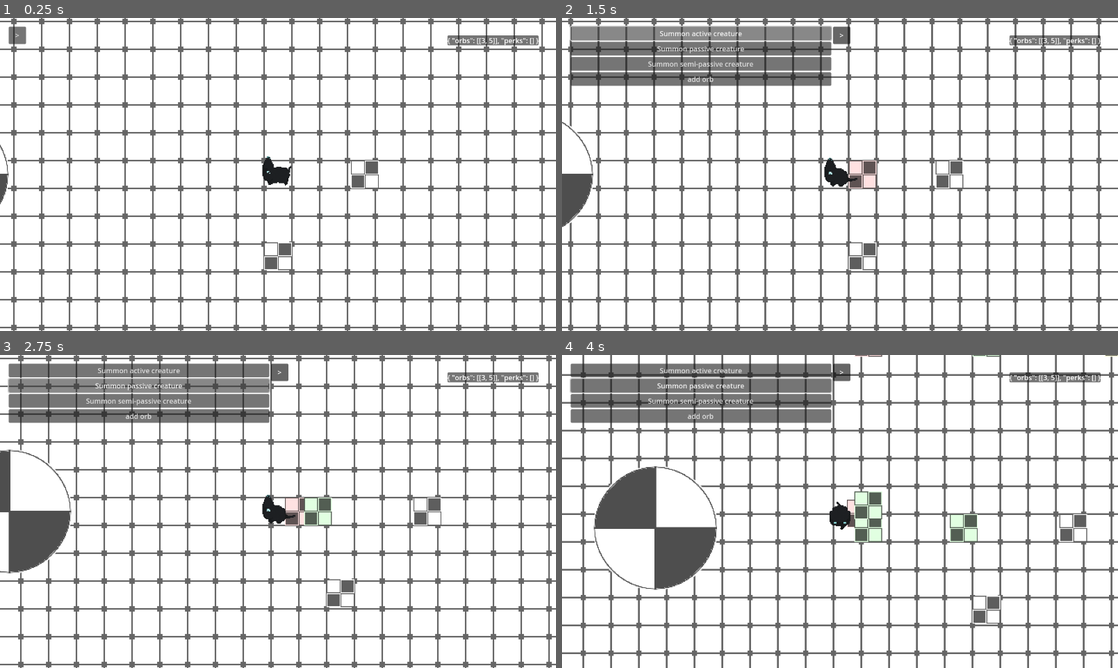
Above: before the commit, frames 1-4 (two rows, left to right).
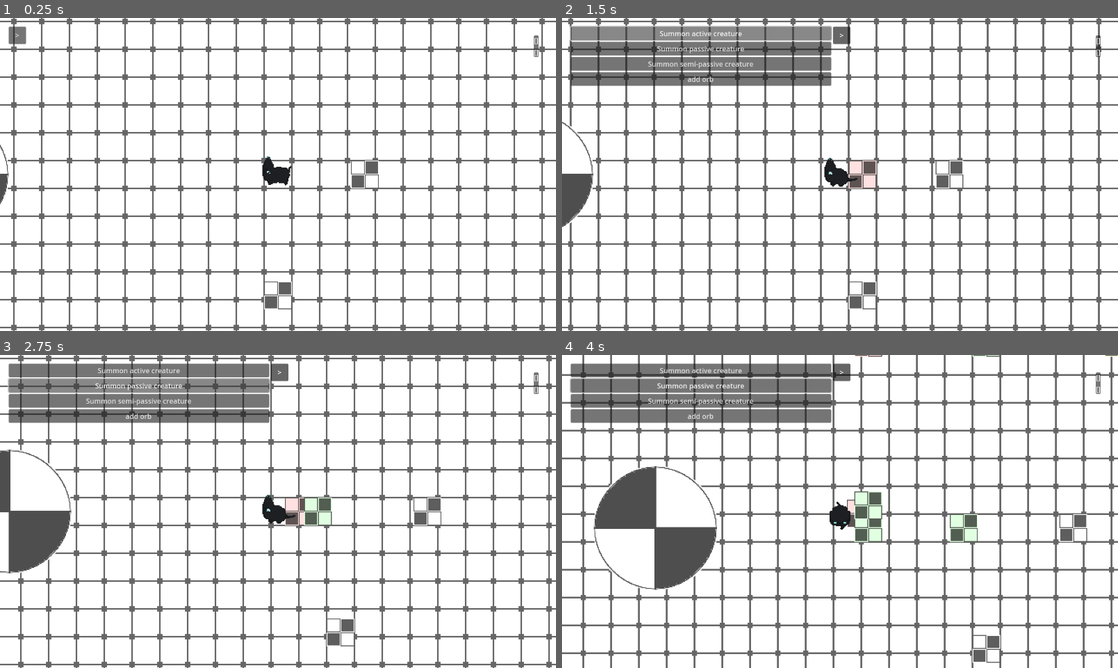
Above: after the commit, the same moments.

Repository: deerformera/neruka
Game: Godot game, scene res://worlds/world.tscn
Two runs of this game, one before a commit and one after it. Both use one fixed random seed, a clock stepped at 60 frames per second and the inputs below.
Inputs (mouse positions are in pixels of both pictures, inside the frame that each line leads up to):
- Up to frame 1 (0.25 s): no input
- Up to frame 2 (1.5 s): click ">" at 0.5 s; click "Summon active creature" at 1.25 s
- Up to frame 3 (2.75 s): click "Summon passive creature" at 2 s
- Up to frame 4 (4 s): move the mouse to (962, 495) at 2.77 s; hold D (n_right) 2.78-3.53 s; hold Space (n_attack) 2.78-3.53 s; move the mouse to (728, 527) at 3.52 s; hold S (n_down) from 3.53 s (still down); tap Space (n_attack) at 3.6 s

The runs differ from the first frame. In frame 1, 1.0% of the frame differs, in the area x 47-97%, y 5-94%; in frame 2, 1.0%; in frame 3, 1.0%; in frame 4, 1.0%, in the area x 73-97%, y 5-99%.

Commit message:
several fixes

Diff:
--- a/assets/orb.tscn
+++ b/assets/orb.tscn
@@ -25,7 +25,7 @@
 			self.global_position += pos.normalized() * 5
 
 			if pos.length() <= 10:
-				Utils.orb_add(id)
+				Player.orb_add(id)
 				queue_free()
 
 func drop():
--- a/assets/shop_item.tscn
+++ b/assets/shop_item.tscn
@@ -7,7 +7,7 @@
 var id: int
 
 var buy: Callable = func():
-	Utils.orb_del(1, 2)
+	Player.buy(1, 2, 1)
 
 func _ready():
 	$Label.text = text
--- a/characters/cat/cat.gd
+++ b/characters/cat/cat.gd
@@ -50,7 +50,7 @@
 		"normal":
 			if event.is_action_pressed("n_attack"):
 				if $InteractArea.get_overlapping_bodies():
-					$CanvasLayer/MarginContainer/Trade.show()
+					Player.get_node("M/Shop").show()
 				else:
 					animstate.travel("attack1")
 
--- a/characters/cat/cat.tscn
+++ b/characters/cat/cat.tscn
@@ -1313,41 +1313,6 @@
 width = 150
 height = 40
 
-[sub_resource type="GDScript" id="GDScript_sxgiq"]
-resource_name = "Analog"
-script/source = "extends CanvasLayer
-
-var velocity: Vector2
-
-func _ready():
-	$MarginContainer/Analog.visible = Utils.android_mode
-
-func _input(event):
-	if $MarginContainer/Analog.button_pressed:
-		if event is InputEventScreenDrag:
-			velocity = ((event.position - $MarginContainer/Analog.global_position) - ($MarginContainer/Analog.custom_minimum_size / 2)).normalized()
-	else: velocity = Vector2()
-
-func _physics_process(delta):
-	$MarginContainer/Inventory/Label.text = str(Utils.player)
-"
-
-[sub_resource type="GDScript" id="GDScript_67yb8"]
-resource_name = "Trade"
-script/source = "extends PanelContainer
-
-var items = [0, 1]
-var shop_item = preload(\"res://assets/shop_item.tscn\")
-
-func _ready():
-	$VB/Button.pressed.connect(func(): self.hide())
-	for i in items:
-		var item = shop_item.instantiate()
-		item.id = i
-		item.text = str(i)
-		$VB/VB.add_child(item)
-"
-
 [node name="Cat" type="CharacterBody2D" groups=["cat"]]
 collision_layer = 2
 collision_mask = 7
@@ -1363,7 +1328,7 @@
 texture = ExtResource("1_y0c4x")
 hframes = 10
 vframes = 40
-frame = 74
+frame = 72
 
 [node name="AnimationPlayer" type="AnimationPlayer" parent="."]
 root_node = NodePath("../AnimationTree")
@@ -1420,59 +1385,3 @@
 texture = SubResource("GradientTexture2D_ik01q")
 centered = false
 offset = Vector2(0, -20)
-
-[node name="CanvasLayer" type="CanvasLayer" parent="."]
-script = SubResource("GDScript_sxgiq")
-
-[node name="MarginContainer" type="MarginContainer" parent="CanvasLayer"]
-anchors_preset = 15
-anchor_right = 1.0
-anchor_bottom = 1.0
-grow_horizontal = 2
-grow_vertical = 2
-mouse_filter = 2
-theme_override_constants/margin_left = 40
-theme_override_constants/margin_top = 40
-theme_override_constants/margin_right = 40
-theme_override_constants/margin_bottom = 40
-
-[node name="Analog" type="Button" parent="CanvasLayer/MarginContainer"]
-custom_minimum_size = Vector2(216, 216)
-layout_mode = 2
-size_flags_horizontal = 0
-size_flags_vertical = 8
-mouse_filter = 2
-keep_pressed_outside = true
-
-[node name="Inventory" type="PanelContainer" parent="CanvasLayer/MarginContainer"]
-layout_mode = 2
-size_flags_horizontal = 8
-size_flags_vertical = 0
-mouse_filter = 2
-
-[node name="Label" type="Label" parent="CanvasLayer/MarginContainer/Inventory"]
-layout_mode = 2
-size_flags_horizontal = 8
-size_flags_vertical = 0
-
-[node name="Trade" type="PanelContainer" parent="CanvasLayer/MarginContainer"]
-visible = false
-layout_mode = 2
-script = SubResource("GDScript_67yb8")
-
-[node name="VB" type="VBoxContainer" parent="CanvasLayer/MarginContainer/Trade"]
-layout_mode = 2
-
-[node name="Button" type="Button" parent="CanvasLayer/MarginContainer/Trade/VB"]
-custom_minimum_size = Vector2(40, 40)
-layout_mode = 2
-size_flags_horizontal = 8
-focus_mode = 0
-text = "X"
-flat = true
-
-[node name="VB" type="VBoxContainer" parent="CanvasLayer/MarginContainer/Trade/VB"]
-layout_mode = 2
-size_flags_horizontal = 4
-size_flags_vertical = 0
-alignment = 1
--- a/characters/trader/trader.tscn
+++ b/characters/shop/shop.tscn
@@ -1,11 +1,11 @@
-[gd_scene load_steps=4 format=3 uid="uid://c6so8fhcw6te3"]
+[gd_scene load_steps=4 format=3 uid="uid://cm3jcu6fi0eu4"]
 
-[ext_resource type="Script" path="res://characters/trader/trader.gd" id="1_sppqj"]
+[ext_resource type="Script" path="res://characters/shop/shop.gd" id="1_sppqj"]
 [ext_resource type="Texture2D" uid="uid://dt73yq11l877i" path="res://proto/proto-sprite.png" id="1_xxycg"]
 
 [sub_resource type="RectangleShape2D" id="RectangleShape2D_nksdf"]
 
-[node name="Trader" type="StaticBody2D"]
+[node name="Shop" type="StaticBody2D"]
 collision_layer = 8
 collision_mask = 7
 script = ExtResource("1_sppqj")
--- a/project.godot
+++ b/project.godot
@@ -18,6 +18,7 @@
 [autoload]
 
 Utils="*res://worlds/utils.tscn"
+Player="*res://worlds/player.tscn"
 
 [display]
 
--- /dev/null
+++ b/worlds/player.gd
@@ -0,0 +1,34 @@
+extends Node
+
+var perks: Array = []
+var orbs: Array = []
+
+func orb_add(id):
+	for orb in orbs:
+		if orb[0] == id:
+			orb[1] += 1
+			return
+	orbs.append([id, 1])
+
+func orb_del(id, val) -> bool:
+	for orb in orbs:
+		if orb[0] == id:
+			if orb[1] >= val:
+				orb[1] -= val
+				if orb[1] == 0: orbs.erase(orb)
+				return true
+	return false
+
+func perk_add(id):
+	if !perks.has(id):
+		perks.append(id)
+
+func buy(orb_id, orb_val, perk_id) -> bool:
+	for orb in orbs:
+		if orb[0] == orb_id:
+			if orb[1] >= orb_val && !perks.has(perk_id):
+				orb[1] -= orb_val
+				perks.append(perk_id)
+				if orb[1] == 0: orbs.erase(orb)
+				return true
+	return false
--- /dev/null
+++ b/worlds/player.tscn
@@ -0,0 +1,110 @@
+[gd_scene load_steps=5 format=3 uid="uid://des1n1g7bn2cg"]
+
+[ext_resource type="Script" path="res://worlds/player.gd" id="1_101xg"]
+
+[sub_resource type="GDScript" id="GDScript_piude"]
+resource_name = "Analog"
+script/source = "extends Button
+
+var velocity: Vector2
+
+func _ready():
+	self.visible = Utils.android_mode
+
+func _input(event):
+	if self.button_pressed:
+		if event is InputEventScreenDrag:
+			velocity = ((event.position - self.global_position) - (self.custom_minimum_size / 2)).normalized()
+	else: velocity = Vector2()
+"
+
+[sub_resource type="GDScript" id="GDScript_pp2qt"]
+resource_name = "Inventory"
+script/source = "extends PanelContainer
+
+func _physics_process(delta):
+	$VB/Label0.text = str(Player.orbs)
+	$VB/Label1.text = str(Player.perks)
+"
+
+[sub_resource type="GDScript" id="GDScript_vggsb"]
+resource_name = "Shop"
+script/source = "extends PanelContainer
+
+var items = [0, 1]
+var shop_item = preload(\"res://assets/shop_item.tscn\")
+
+func _ready():
+	$VB/Button.pressed.connect(func(): self.hide())
+	for i in items:
+		var item = shop_item.instantiate()
+		item.id = i
+		item.text = str(i)
+		$VB/VB.add_child(item)
+"
+
+[node name="Player" type="CanvasLayer"]
+script = ExtResource("1_101xg")
+
+[node name="M" type="MarginContainer" parent="."]
+anchors_preset = 15
+anchor_right = 1.0
+anchor_bottom = 1.0
+grow_horizontal = 2
+grow_vertical = 2
+mouse_filter = 2
+theme_override_constants/margin_left = 40
+theme_override_constants/margin_top = 40
+theme_override_constants/margin_right = 40
+theme_override_constants/margin_bottom = 40
+
+[node name="Analog" type="Button" parent="M"]
+custom_minimum_size = Vector2(216, 216)
+layout_mode = 2
+size_flags_horizontal = 0
+size_flags_vertical = 8
+mouse_filter = 2
+keep_pressed_outside = true
+script = SubResource("GDScript_piude")
+
+[node name="Inventory" type="PanelContainer" parent="M"]
+layout_mode = 2
+size_flags_horizontal = 8
+size_flags_vertical = 0
+mouse_filter = 2
+script = SubResource("GDScript_pp2qt")
+
+[node name="VB" type="VBoxContainer" parent="M/Inventory"]
+layout_mode = 2
+
+[node name="Label0" type="Label" parent="M/Inventory/VB"]
+layout_mode = 2
+size_flags_horizontal = 8
+size_flags_vertical = 0
+
+[node name="Label1" type="Label" parent="M/Inventory/VB"]
+layout_mode = 2
+size_flags_horizontal = 8
+size_flags_vertical = 0
+
+[node name="Shop" type="PanelContainer" parent="M"]
+visible = false
+layout_mode = 2
+script = SubResource("GDScript_vggsb")
+
+[node name="VB" type="VBoxContainer" parent="M/Shop"]
+layout_mode = 2
+
+[node name="Button" type="Button" parent="M/Shop/VB"]
+custom_minimum_size = Vector2(40, 40)
+layout_mode = 2
+size_flags_horizontal = 8
+focus_mode = 0
+text = "X"
+flat = true
+
+[node name="VB" type="VBoxContainer" parent="M/Shop/VB"]
+layout_mode = 2
+size_flags_horizontal = 4
+size_flags_vertical = 0
+alignment = 1
--- a/worlds/utils.gd
+++ b/worlds/utils.gd
@@ -38,11 +38,6 @@
 	}
 ]
 
-var player = {
-	"orbs": [[3, 5]],
-	"perks": []
-}
-
 func _ready():
 	for debug_item in debug_list:
 		var b: Button = Button.new()
@@ -53,22 +48,6 @@
 func _physics_process(delta):
 	$Margin/HBox/VBox.visible = $Margin/HBox/Button.button_pressed
 
-func orb_add(id):
-	for orb in player.orbs:
-		if orb[0] == id:
-			orb[1] += 1
-			return
-	player.orbs.append([id, 1])
-
-func orb_del(id, val) -> bool:
-	for orb in player.orbs:
-		if orb[0] == id:
-			if orb[1] >= val:
-				orb[1] -= val
-				if orb[1] == 0: player.orbs.erase(orb)
-				return true
-	return false
-
 func create_timer(from, waittime: float, method: Callable):
 	var timer = Timer.new()
 	timer.one_shot = true
--- a/worlds/world-boss.tscn
+++ b/worlds/world-boss.tscn
@@ -1,8 +1,20 @@
-[gd_scene load_steps=4 format=3 uid="uid://cd6gnmtc0qei7"]
+[gd_scene load_steps=7 format=3 uid="uid://cd6gnmtc0qei7"]
 
 [ext_resource type="TileSet" uid="uid://dg4svapr2okm6" path="res://proto/proto-tile.tres" id="1_0spr6"]
 [ext_resource type="PackedScene" uid="uid://b7mbrqybxoisl" path="res://characters/cat/cat.tscn" id="2_t0fed"]
 [ext_resource type="PackedScene" uid="uid://bit7gomj36yqg" path="res://characters/fiora/fiora.tscn" id="3_n5c3l"]
+[ext_resource type="Texture2D" uid="uid://bvmxub0q1sk22" path="res://proto/proto-circle.png" id="4_fhdar"]
+
+[sub_resource type="GDScript" id="GDScript_y46kk"]
+script/source = "extends Area2D
+
+func _ready():
+	body_entered.connect(func(body):
+		get_tree().change_scene_to_file(\"res://worlds/world.tscn\"))
+"
+
+[sub_resource type="CircleShape2D" id="CircleShape2D_a1hed"]
+radius = 70.0
 
 [node name="World" type="Node2D"]
 
@@ -15,3 +27,16 @@
 health = 9999
 
 [node name="Fiora" parent="." instance=ExtResource("3_n5c3l")]
+
+[node name="Teleport" type="Area2D" parent="."]
+position = Vector2(-454, 0)
+collision_layer = 0
+collision_mask = 2
+script = SubResource("GDScript_y46kk")
+metadata/_edit_group_ = true
+
+[node name="Sprite2D" type="Sprite2D" parent="Teleport"]
+texture = ExtResource("4_fhdar")
+
+[node name="CollisionShape2D" type="CollisionShape2D" parent="Teleport"]
+shape = SubResource("CircleShape2D_a1hed")
--- a/worlds/world.tscn
+++ b/worlds/world.tscn
@@ -8,7 +8,7 @@
 [ext_resource type="PackedScene" uid="uid://bxqx6alven6qm" path="res://characters/dummy/dummy_active.tscn" id="6_hi1kg"]
 [ext_resource type="PackedScene" uid="uid://d4hiieli7o65a" path="res://characters/flor/flor.tscn" id="7_0jjgk"]
 [ext_resource type="Texture2D" uid="uid://bvmxub0q1sk22" path="res://proto/proto-circle.png" id="8_aoqwp"]
-[ext_resource type="PackedScene" uid="uid://c6so8fhcw6te3" path="res://characters/trader/trader.tscn" id="9_d3gql"]
+[ext_resource type="PackedScene" uid="uid://cm3jcu6fi0eu4" path="res://characters/shop/shop.tscn" id="9_d3gql"]
 
 [sub_resource type="GDScript" id="GDScript_5bryh"]
 resource_name = "Portal"
@@ -62,5 +62,5 @@
 [node name="CollisionShape2D" type="CollisionShape2D" parent="Portal"]
 shape = SubResource("CircleShape2D_0cclb")
 
-[node name="Trader" parent="." instance=ExtResource("9_d3gql")]
-position = Vector2(0, 94)
+[node name="Shop" parent="." instance=ExtResource("9_d3gql")]
+position = Vector2(0, 139)
Not shown: 1 places in characters/cat/cat.tscn that only renumber resources
Renamed: characters/trader/trader.gd -> characters/shop/shop.gd
Not shown: 1 places in worlds/world.tscn that only renumber resources
